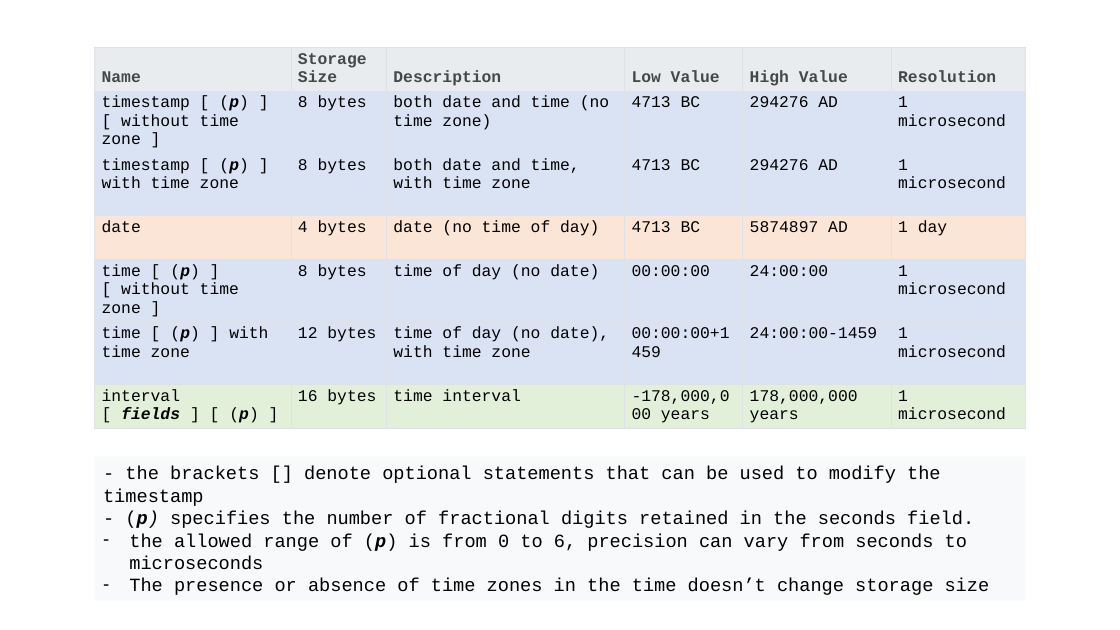
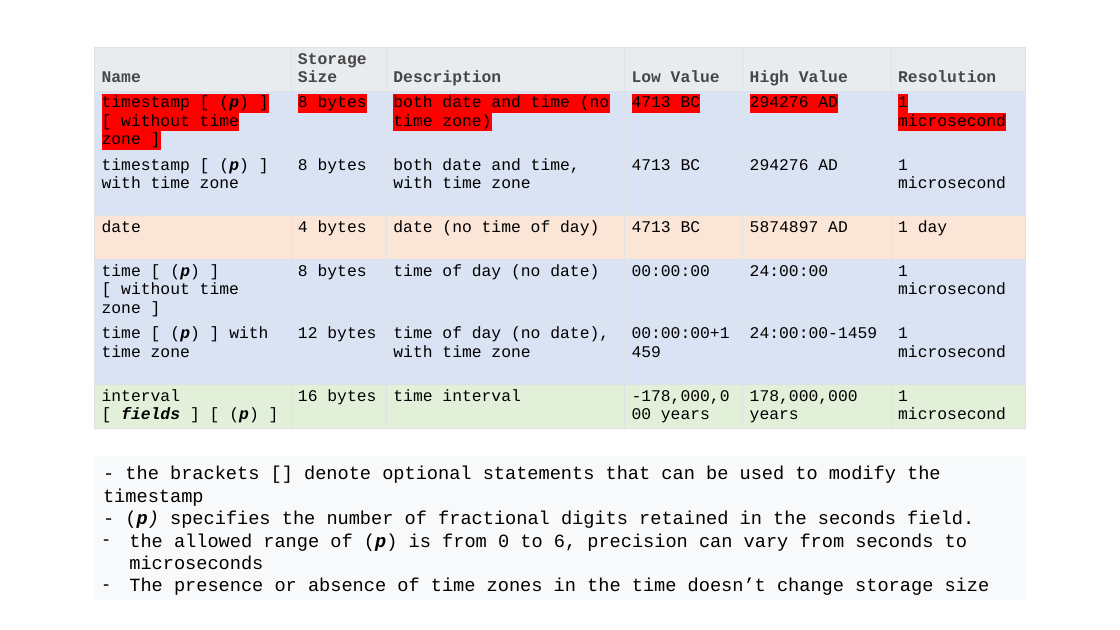
Before and after one commit to VadimAcosta/timestamps_and_intervals, a slide deck: slide 18 of times_and_dates.pptx (slide 9 before the commit). Drawn at 1120x630 pixels with LibreOffice and Linux fonts; fonts in the diff are those of the drawing. Boxes give left, top, right and bottom in pixels: in the first picture for what was removed or moved away, otherwise in the second. Text is boxed around its words. In the diff, an @@ line names an element or a change of style, - is before the commit and + after.

```diff
--- a/times_and_dates.pptx
+++ b/times_and_dates.pptx
@@ table at [95,47,1026,459] @@
@@ highlight none to #FF0000 in "timestamp [ (p) ] [ without time ...", "8 bytes", "both date and time (no time zone)", "4713 BC" and 2 more places @@
```
Also in this commit, not shown: 7 other slides changed, 15 slides added, 2 slides removed.
